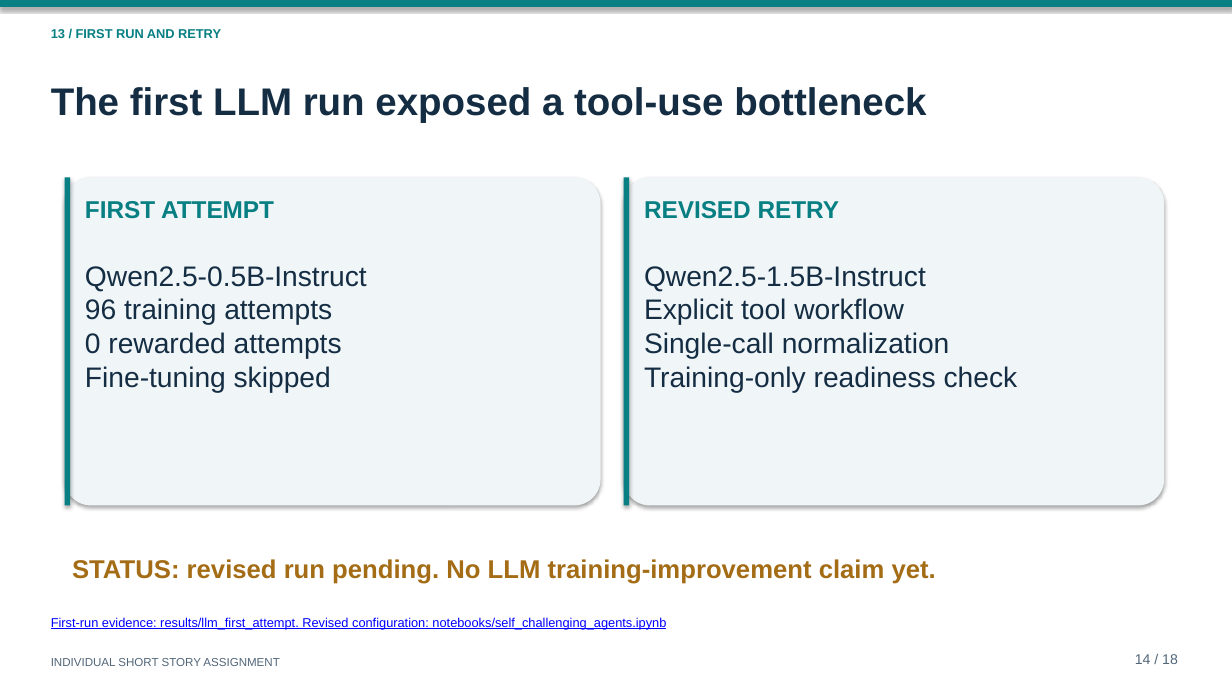
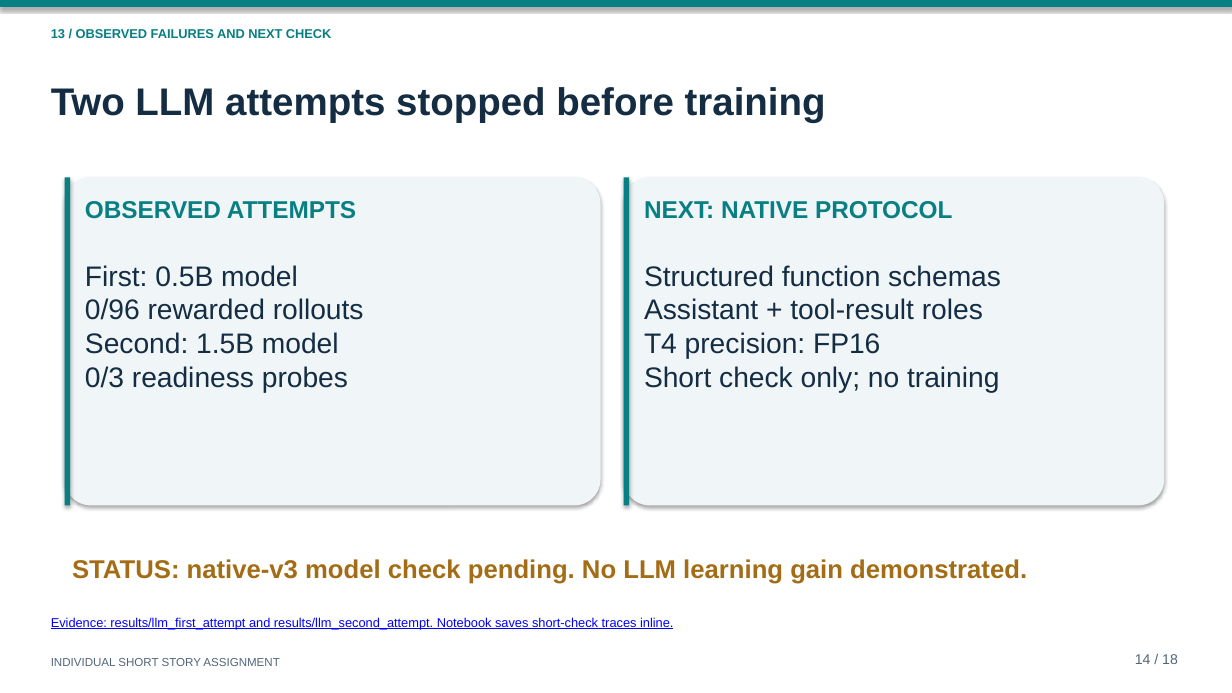
Before and after one commit to Deep-Dhaduk/Self-Challenging-Language-Model-Agents, a slide deck: slide 14 of slides/self_challenging_agents.pptx. Drawn at 1232x693 pixels with LibreOffice and Linux fonts; fonts in the diff are those of the drawing. Boxes give left, top, right and bottom in pixels: in the first picture for what was removed or moved away, otherwise in the second. Text is boxed around its words. In the diff, an @@ line names an element or a change of style, - is before the commit and + after.

Commit message:
Use native tool messages and limit Colab to a readiness check

```diff
--- a/slides/self_challenging_agents.pptx
+++ b/slides/self_challenging_agents.pptx
@@ text at (51,29,332,38): text changed @@
-13 / FIRST RUN AND RETRY
+13 / OBSERVED FAILURES AND NEXT CHECK
@@ text at (51,87,826,122): text changed @@
-The first LLM run exposed a tool-use bottleneck
+Two LLM attempts stopped before training
@@ text at (85,201,356,219): text changed @@
-FIRST ATTEMPT
+OBSERVED ATTEMPTS
@@ text at (644,201,952,219): text changed @@
-REVISED RETRY
+NEXT: NATIVE PROTOCOL
@@ text at (85,265,364,393): text changed @@
-Qwen2.5-0.5B-Instruct
-96 training attempts
-0 rewarded attempts
-Fine-tuning skipped
+First: 0.5B model
+0/96 rewarded rollouts
+Second: 1.5B model
+0/3 readiness probes
@@ text at (644,265,1001,393): text changed @@
-Qwen2.5-1.5B-Instruct
-Explicit tool workflow
-Single-call normalization
-Training-only readiness check
+Structured function schemas
+Assistant + tool-result roles
+T4 precision: FP16
+Short check only; no training
@@ text at (72,559,1027,584): text changed @@
-STATUS: revised run pending. No LLM training-improvement claim yet.
+STATUS: native-v3 model check pending. No LLM learning gain demonstrated.
@@ text at (51,617,673,630): text changed @@
-First-run evidence: results/llm_first_attempt. Revised configuration: notebooks/self_challenging_agents.ipynb
+Evidence: results/llm_first_attempt and results/llm_second_attempt. Notebook saves short-check traces inline.
```
Also in this commit, not shown: 2 other slides changed, 18 other files.
